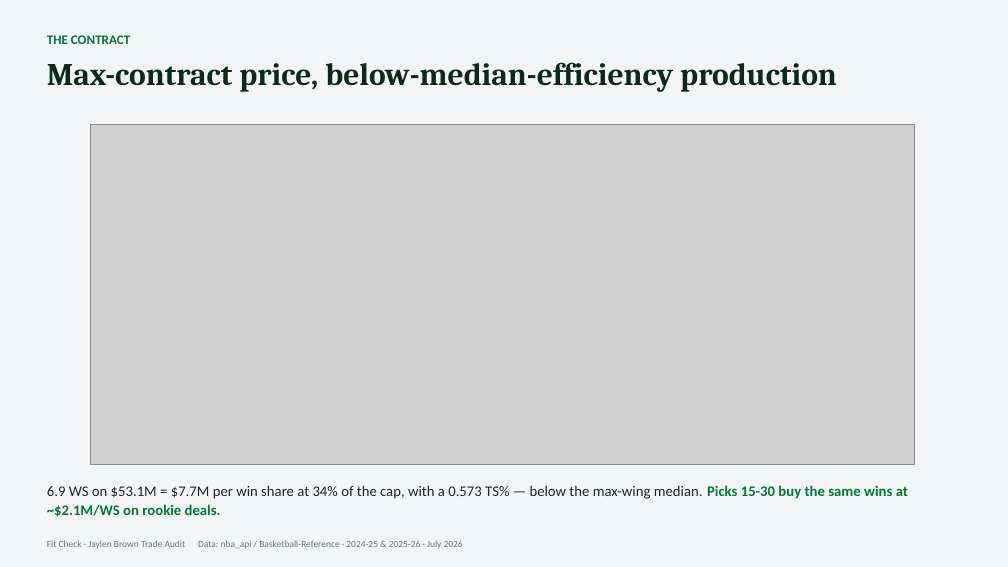
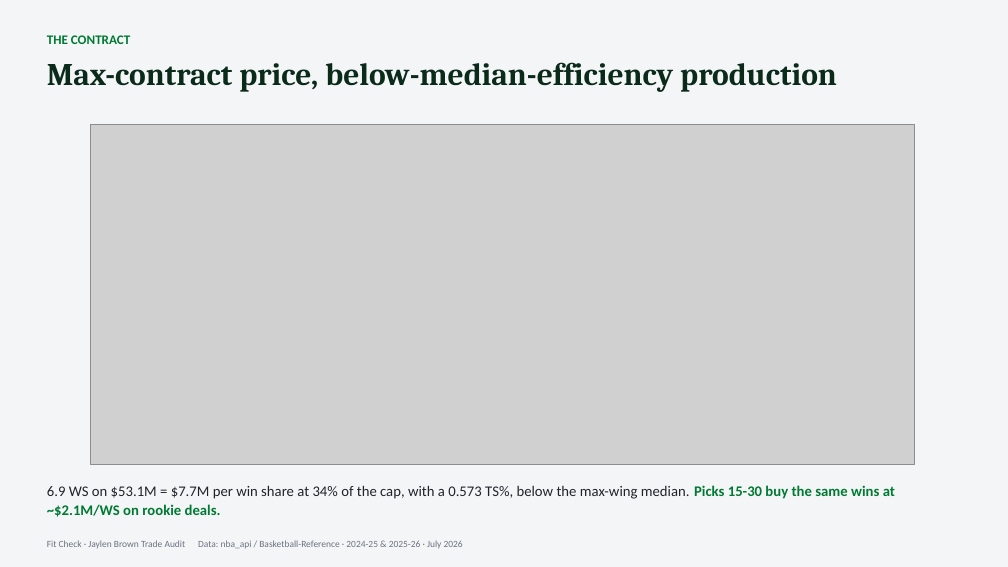
Before and after one commit to justinloo12/jaylen-brown-fit-check, a slide deck: slide 8 of outputs/Breaking_Down_The_Jaylen_Brown_Trade.pptx. Drawn at 1008x567 pixels with LibreOffice and Linux fonts; fonts in the diff are those of the drawing; grey boxes stand for pictures. Boxes give left, top, right and bottom in pixels: in the first picture for what was removed or moved away, otherwise in the second. Text is boxed around its words. In the diff, an @@ line names an element or a change of style, - is before the commit and + after.

```diff
--- a/outputs/Breaking_Down_The_Jaylen_Brown_Trade.pptx
+++ b/outputs/Breaking_Down_The_Jaylen_Brown_Trade.pptx
@@ text at [47, 485, 895, 517]: text changed @@
-6.9 WS on $53.1M = $7.7M per win share at 34% of the cap, with a 0.573 TS% — below the max-wing median. Picks 15-30 buy the same wins at ~$2.1M/WS on rookie deals.
+6.9 WS on $53.1M = $7.7M per win share at 34% of the cap, with a 0.573 TS%, below the max-wing median. Picks 15-30 buy the same wins at ~$2.1M/WS on rookie deals.
```
Also in this commit, not shown: 9 other slides changed, 4 other files.
